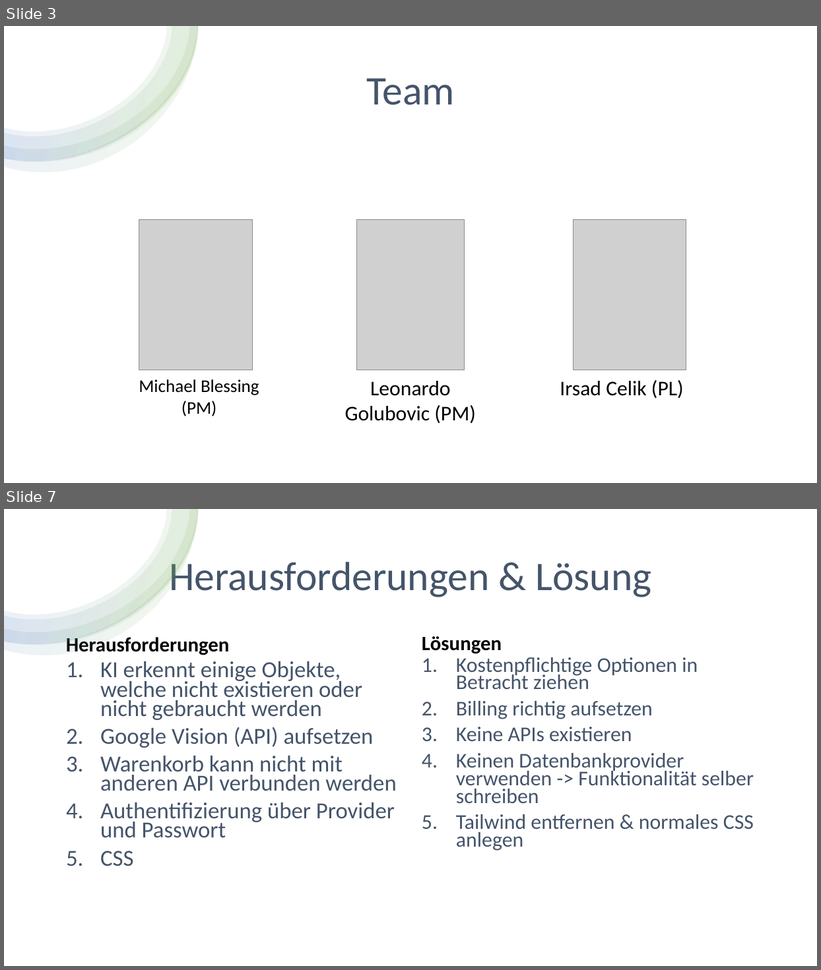
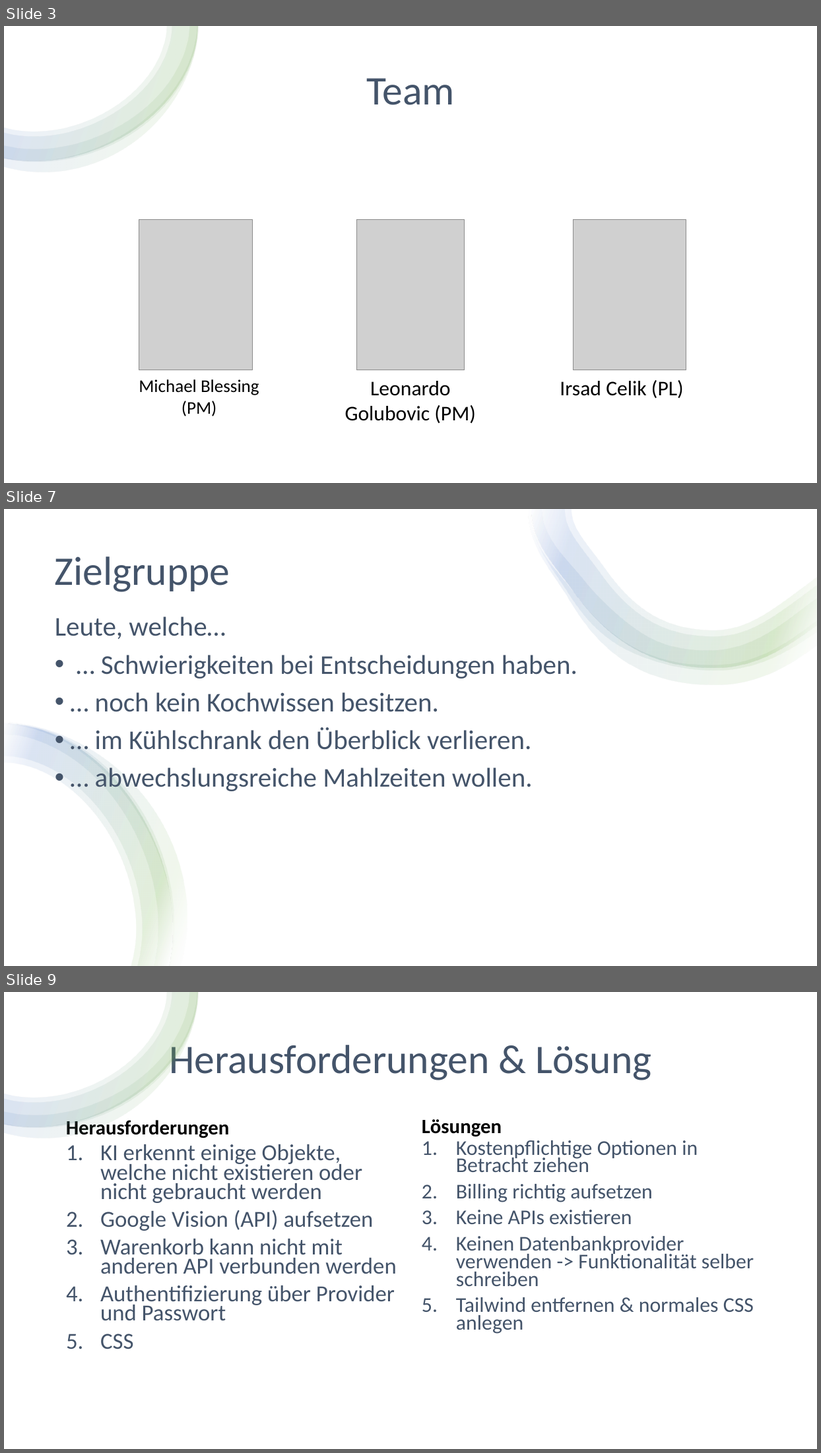
Before and after one commit to Michael-Blessing/FridgeMinder, a slide deck: PM/11-Abschlusspraesentation_Unterrichtsprojekt_FridgeMinder.pptx. Shown one above the other, each under a label of ours: slides 3 and 7 before the commit, slides 3, 7 and 9 after it; the slides between them are not shown. The pictures are 821x970 and 821x1453 pixels, drawn with LibreOffice and Linux fonts; fonts in the diff are those of the drawing; grey boxes stand for pictures. Boxes give left, top, right and bottom in pixels: in the first picture for what was removed or moved away, otherwise in the second. Text is boxed around its words. In the diff, an @@ line names an element or a change of style, - is before the commit and + after.

```diff
--- a/PM/11-Abschlusspraesentation_Unterrichtsprojekt_FridgeMinder.pptx
+++ b/PM/11-Abschlusspraesentation_Unterrichtsprojekt_FridgeMinder.pptx
@@ slide 7 added at box(4, 509, 817, 966), background #FFFFFF @@
@@ rectangle added at box(4, 509, 817, 966), fill #FFFFFF @@
@@ group added at box(529, 509, 817, 685): 4 freeform shapes @@
@@ text added at box(55, 557, 230, 592), 48 pt, text #44546A @@
+Zielgruppe
@@ text added at box(55, 617, 578, 794), 32 pt, text #44546A @@
+Leute, welche…
+• … Schwierigkeiten bei Entscheidungen haben.
+• … noch kein Kochwissen besitzen.
+• … im Kühlschrank den Überblick verlieren.
+• … abwechslungsreiche Mahlzeiten wollen.
@@ group added at box(4, 722, 187, 966): 4 freeform shapes @@
@@ what was slide 7 is now slide 9 @@
```
Also in this commit, not shown: 4 slides changed, 3 other slides added, 1 slide removed, 1 other file.
